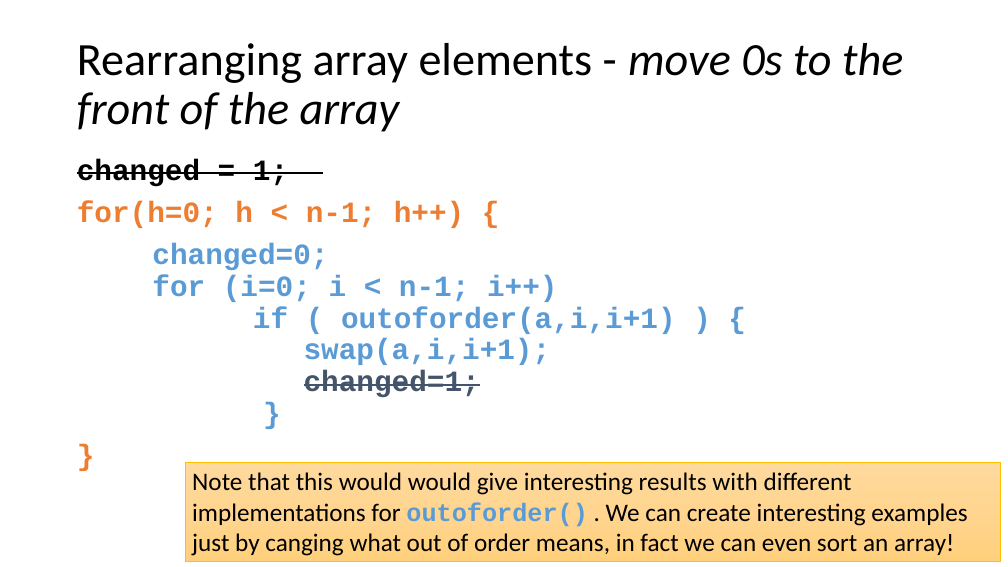
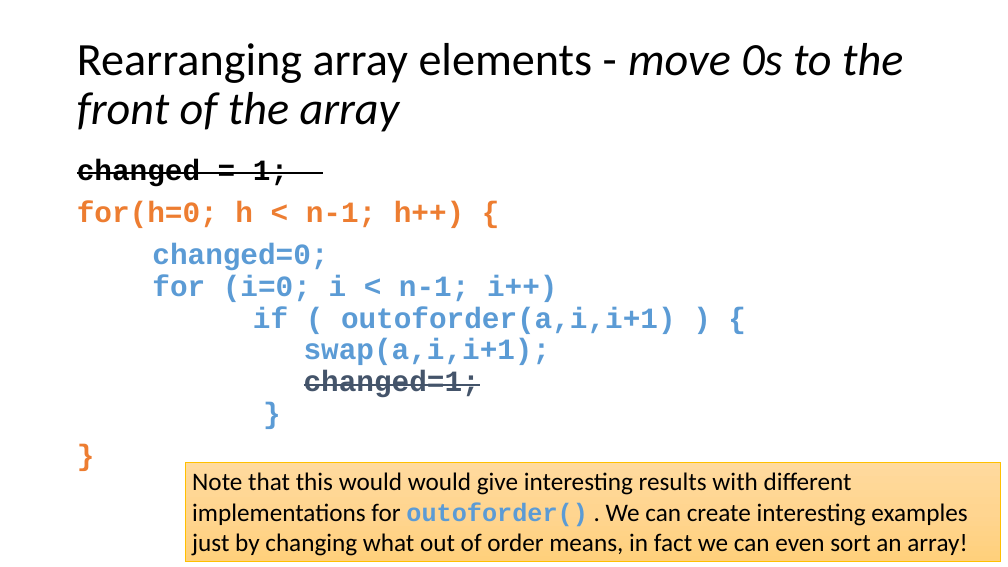
Before and after one commit to rbadrinath/FCP, a slide deck: slide 7 of slides/09-ArrayExploration.pptx. Drawn at 1008x567 pixels with LibreOffice and Linux fonts; fonts in the diff are those of the drawing. Boxes give left, top, right and bottom in pixels: in the first picture for what was removed or moved away, otherwise in the second. Text is boxed around its words. In the diff, an @@ line names an element or a change of style, - is before the commit and + after.

```diff
--- a/slides/09-ArrayExploration.pptx
+++ b/slides/09-ArrayExploration.pptx
@@ text in rectangle at (192, 472, 967, 556): text changed @@
-Note that this would would give interesting results with different implementations for outoforder() . We can create interesting examples just by canging what out of order means, in fact we can even sort an array!
+Note that this would would give interesting results with different implementations for outoforder() . We can create interesting examples just by changing what out of order means, in fact we can even sort an array!
```
Also in this commit, not shown: 4 other slides changed, 1 slide added, 1 slide removed, 4 other files.
